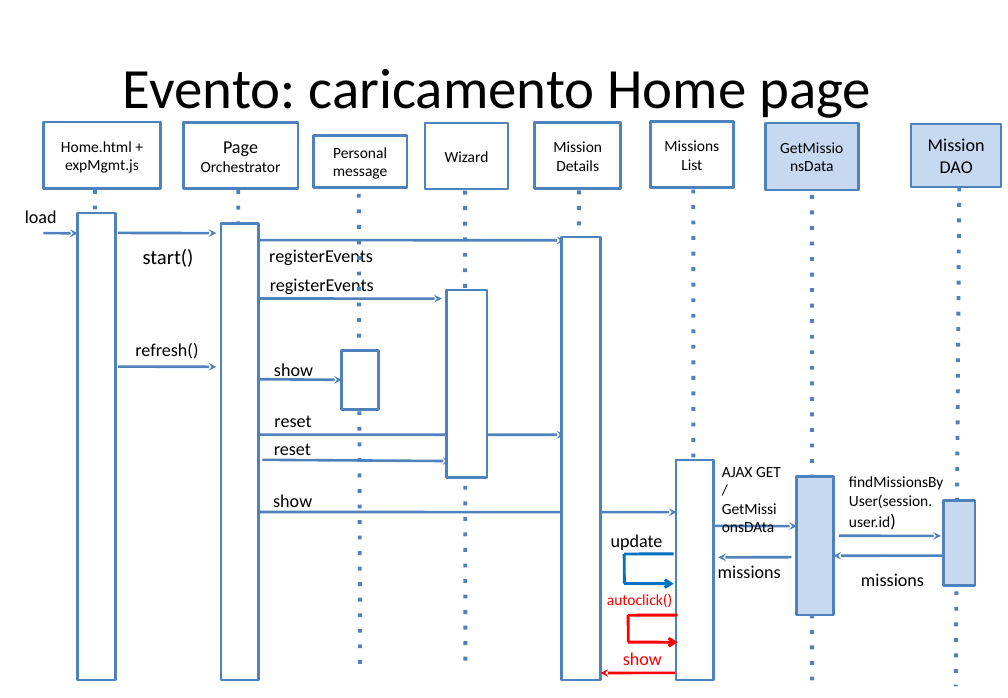
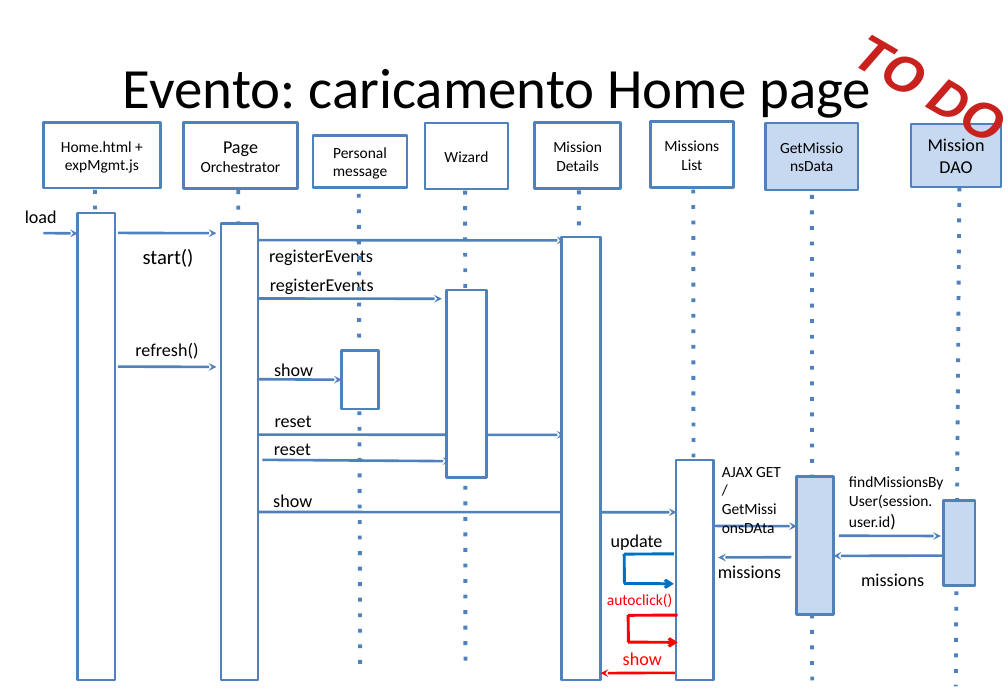
Before and after one commit to lucanotluka/Tecnologie-Informatiche-per-il-Web_-_Rich-Internet-Application, a slide deck: slide 17 of TIW-GruppiRIA.pptx (slide 24 before the commit). Drawn at 1008x698 pixels with LibreOffice and Linux fonts; fonts in the diff are those of the drawing. Boxes give left, top, right and bottom in pixels: in the first picture for what was removed or moved away, otherwise in the second. Text is boxed around its words. In the diff, an @@ line names an element or a change of style, - is before the commit and + after.

```diff
--- a/TIW-GruppiRIA.pptx
+++ b/TIW-GruppiRIA.pptx
@@ text added at box(851, 35, 991, 134), 40 pt, text #C9211E, bold, italic @@
+TO DO
```
Also in this commit, not shown: 13 other slides changed, 7 slides added, 14 slides removed.
